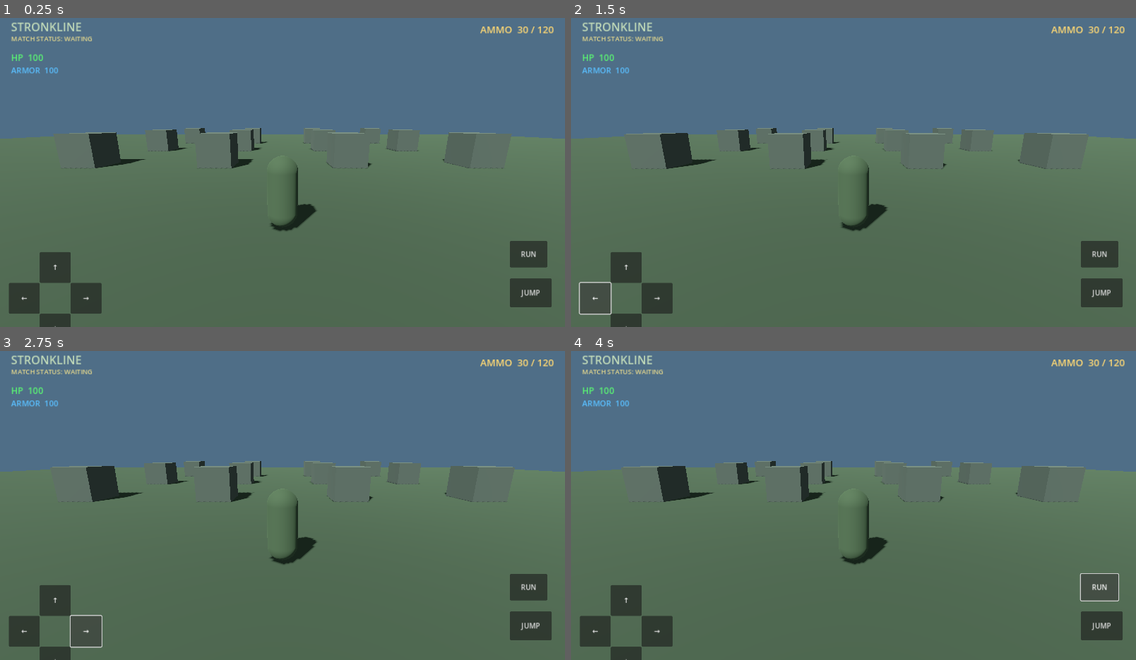
Above: before the commit, frames 1-4 (two rows, left to right).
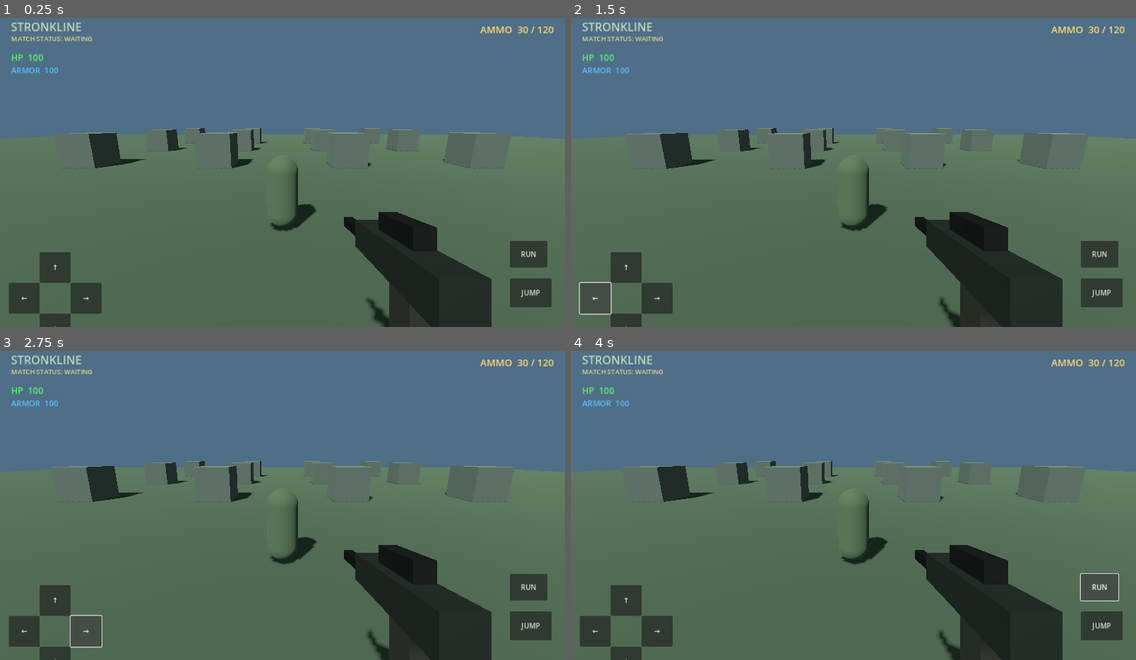
Above: after the commit, the same moments.

Repository: strda77/StrOnkLine
Game: Godot game, scene res://scenes/main.tscn
Two runs of this game, one before a commit and one after it. Both use one fixed random seed, a clock stepped at 60 frames per second and the inputs below.
Inputs:
- Up to frame 1 (0.25 s): no input
- Up to frame 2 (1.5 s): click "↑" at 0.5 s; click "←" at 1.25 s
- Up to frame 3 (2.75 s): click "→" at 2 s
- Up to frame 4 (4 s): click "JUMP" at 2.75 s; click "RUN" at 3.5 s

The runs differ from the first frame. In frame 1, 6.1% of the frame differs, in the area x 60-87%, y 62-100%; in frame 2, 6.1%; in frame 3, 6.1%; in frame 4, 6.1%.

Commit message:
Add assault rifle weapon foundation.
Added weapon functionality including ammo management, aiming, and firing mechanics.

Diff:
--- a/scripts/player.gd
+++ b/scripts/player.gd
@@ -1,5 +1,9 @@
 
 extends CharacterBody3D
+
+signal ammo_changed(current: int, reserve: int)
+signal aim_changed(active: bool)
+signal weapon_fired
 
 const WALK_SPEED := 5.0
 const RUN_SPEED := 8.0
@@ -7,20 +11,35 @@
 const GRAVITY := 18.0
 const TOUCH_SENSITIVITY := 0.12
 
+const MAGAZINE_SIZE := 30
+const RELOAD_TIME := 1.6
+const FIRE_INTERVAL := 0.12
+const NORMAL_FOV := 75.0
+const AIM_FOV := 48.0
+
 var move_direction := Vector2.ZERO
 var pressed_directions: Dictionary = {}
 var jump_requested := false
 var running := false
 
 var camera_pivot: Node3D
+var camera: Camera3D
 var camera_pitch := -12.0
 var camera_touch_index := -1
+
+var weapon: Node3D
+var aiming := false
+var reloading := false
+var current_ammo := MAGAZINE_SIZE
+var reserve_ammo := 120
+var fire_cooldown := 0.0
 
 
 func _ready() -> void:
     name = "Player"
     create_character()
     create_camera()
+    create_weapon()
 
 
 func create_character() -> void:
@@ -56,10 +75,62 @@
     arm.spring_length = 5.0
     camera_pivot.add_child(arm)
 
-    var camera := Camera3D.new()
+    camera = Camera3D.new()
     camera.position = Vector3(0.7, 0.3, 0.5)
+    camera.fov = NORMAL_FOV
     camera.current = true
     arm.add_child(camera)
+
+
+func create_weapon() -> void:
+    weapon = Node3D.new()
+    weapon.name = "AssaultRifle"
+    weapon.position = Vector3(0.42, -0.32, -0.75)
+    camera.add_child(weapon)
+
+    add_weapon_part(
+        Vector3(0.0, 0.0, 0.0),
+        Vector3(0.12, 0.13, 0.55),
+        Color(0.12, 0.14, 0.12)
+    )
+
+    add_weapon_part(
+        Vector3(0.0, -0.02, -0.36),
+        Vector3(0.055, 0.055, 0.42),
+        Color(0.07, 0.08, 0.07)
+    )
+
+    add_weapon_part(
+        Vector3(0.0, -0.15, 0.08),
+        Vector3(0.09, 0.22, 0.12),
+        Color(0.16, 0.17, 0.14)
+    )
+
+    add_weapon_part(
+        Vector3(0.0, 0.11, 0.03),
+        Vector3(0.07, 0.07, 0.22),
+        Color(0.08, 0.09, 0.08)
+    )
+
+
+func add_weapon_part(
+    part_position: Vector3,
+    part_size: Vector3,
+    part_color: Color
+) -> void:
+    var part := MeshInstance3D.new()
+    var mesh := BoxMesh.new()
+    mesh.size = part_size
+    part.mesh = mesh
+    part.position = part_position
+
+    var material := StandardMaterial3D.new()
+    material.albedo_color = part_color
+    material.metallic = 0.35
+    material.roughness = 0.65
+    part.material_override = material
+
+    weapon.add_child(part)
 
 
 func _input(event: InputEvent) -> void:
@@ -101,13 +172,87 @@
     move_direction = combined.normalized()
 
 
-
 func request_jump() -> void:
     jump_requested = true
 
 
 func set_running(value: bool) -> void:
     running = value
+
+
+func set_aim(value: bool) -> void:
+    if aiming == value:
+        return
+
+    aiming = value
+    camera.fov = AIM_FOV if aiming else NORMAL_FOV
+    weapon.position.x = 0.25 if aiming else 0.42
+    weapon.position.y = -0.28 if aiming else -0.32
+    aim_changed.emit(aiming)
+
+
+func fire_weapon() -> void:
+    if reloading or fire_cooldown > 0.0:
+        return
+
+    if current_ammo <= 0:
+        print("MAGAZINE EMPTY - RELOAD")
+        return
+
+    current_ammo -= 1
+    fire_cooldown = FIRE_INTERVAL
+
+    ammo_changed.emit(current_ammo, reserve_ammo)
+    weapon_fired.emit()
+
+    var center := get_viewport().get_visible_rect().size / 2.0
+    var origin := camera.project_ray_origin(center)
+    var direction := camera.project_ray_normal(center)
+
+    var query := PhysicsRayQueryParameters3D.create(
+        origin,
+        origin + direction * 200.0
+    )
+    query.exclude = [get_rid()]
+    query.collision_mask = 1
+
+    var result := get_world_3d().direct_space_state.intersect_ray(query)
+
+    if not result.is_empty():
+        print("SHOT HIT: ", result.collider.name)
+    else:
+        print("SHOT FIRED")
+
+
+func reload_weapon() -> void:
+    if reloading:
+        return
+
+    if current_ammo >= MAGAZINE_SIZE:
+        return
+
+    if reserve_ammo <= 0:
+        print("NO RESERVE AMMO")
+        return
+
+    reloading = true
+    print("RELOADING...")
+
+    await get_tree().create_timer(RELOAD_TIME).timeout
+
+    var needed := MAGAZINE_SIZE - current_ammo
+    var loaded := min(needed, reserve_ammo)
+
+    current_ammo += loaded
+    reserve_ammo -= loaded
+
+    reloading = false
+    ammo_changed.emit(current_ammo, reserve_ammo)
+    print("RELOAD COMPLETE")
+
+
+func _process(delta: float) -> void:
+    fire_cooldown = maxf(0.0, fire_cooldown - delta)
 
 
 func _physics_process(delta: float) -> void:
